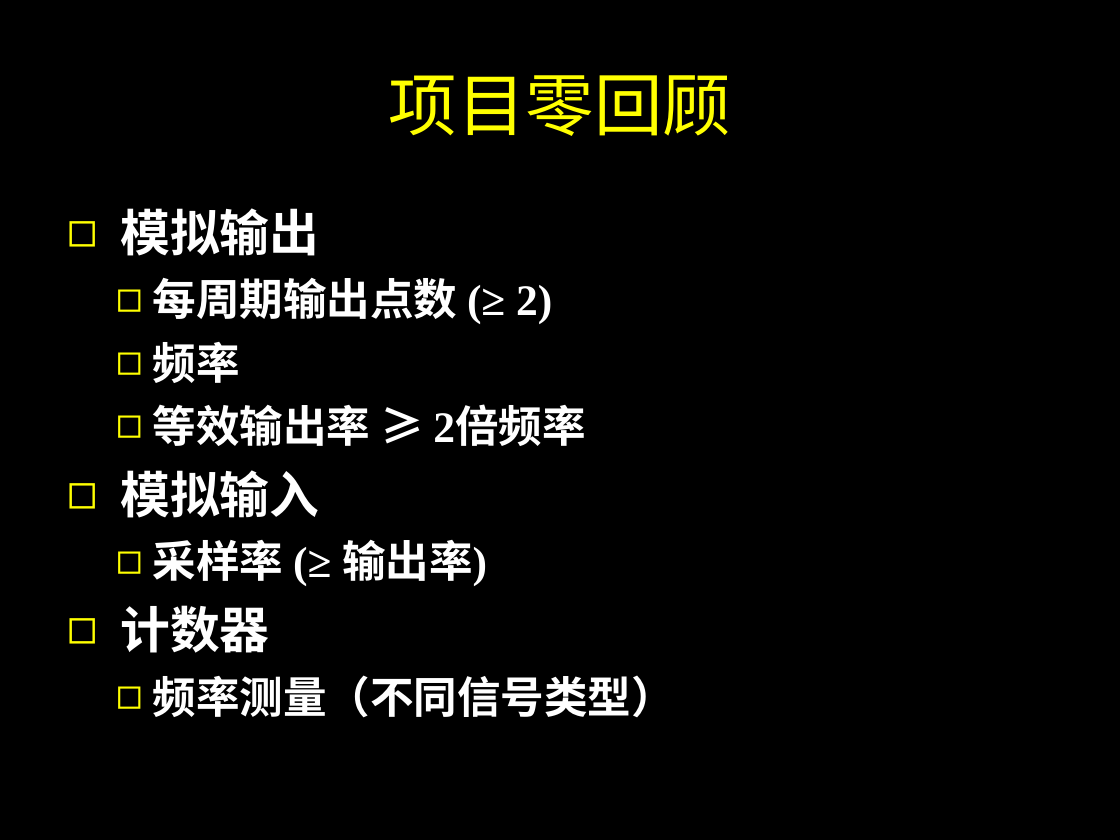
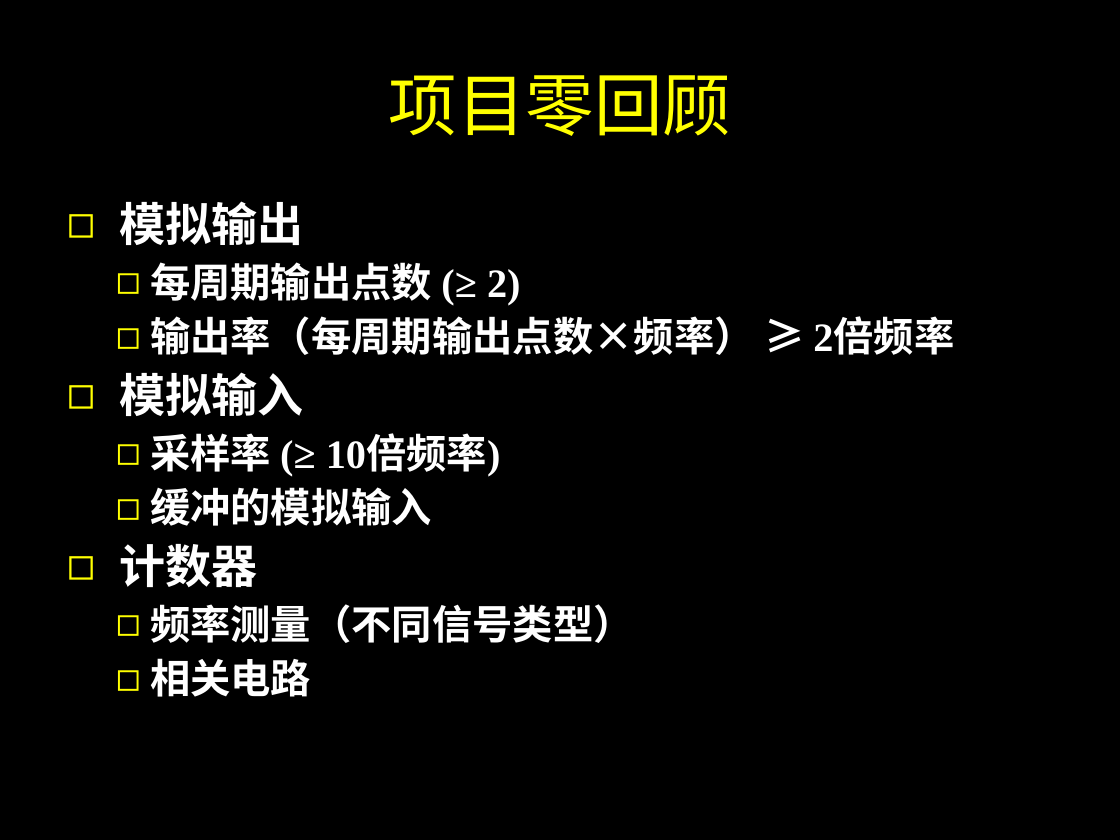
Before and after one commit to SJTUCourse/BI450, a slide deck: slide 3 of Lectures/2017 Fall/Lecture 1/Lecture 1.ppt. Drawn at 1120x840 pixels with LibreOffice and Linux fonts; fonts in the diff are those of the drawing. Boxes give left, top, right and bottom in pixels: in the first picture for what was removed or moved away, otherwise in the second. Text is boxed around its words. In the diff, an @@ line names an element or a change of style, - is before the commit and + after.

Commit message:
更新第一讲和项目一
2017年秋季学期

```diff
--- a/Lectures/2017 Fall/Lecture 1/Lecture 1.ppt
+++ b/Lectures/2017 Fall/Lecture 1/Lecture 1.ppt
@@ text at box(119, 201, 634, 643): size 32 to 29.6 pt in "模拟输出", "模拟输入", "计数器"; size 28 to 25.9 pt in "每周期输出点数 (≥ 2)", "频率测量（不同信号类型）"; line spacing 1 to 0.9 @@
@@ text at box(150, 316, 954, 355): text changed; size 28 to 25.9 pt @@
-  ◻ 频率
-  ◻ 等效输出率 ≥ 2倍频率
+  ◻ 输出率（每周期输出点数×频率） ≥ 2倍频率
@@ text at box(150, 433, 501, 526): text changed; size 28 to 25.9 pt @@
-  ◻ 采样率 (≥ 输出率)
+  ◻ 采样率 (≥ 10倍频率)
+  ◻ 缓冲的模拟输入
@@ text at box(150, 658, 311, 697): paragraph added @@
+  ◻ 相关电路
```
Also in this commit, not shown: 1 other slide changed, 3 slides added, 2 slides removed, 2 other files.
